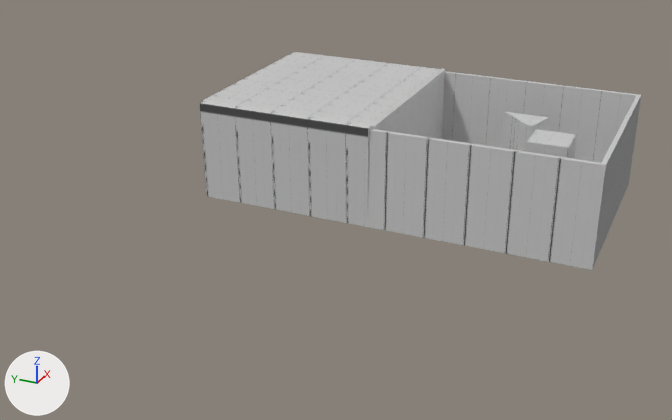
The Blender file Jogo 3D LeviGabriel/Assets/Modelos/Mapa.blend, before and after one commit.
Rendered twice from a 50 mm camera at (-102.1, -23.6, 46.0) aimed at (-17.7, 14.4, 3.8). Every picture has the same lights, and +X, +Y and +Z are marked at lower left. The picture after the commit comes second.
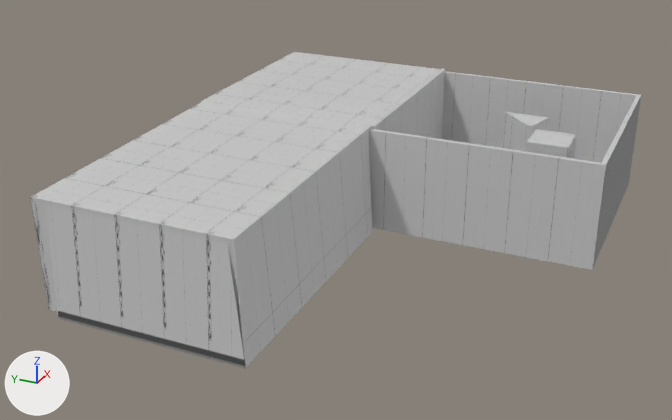
Commit message: Mapa Expandido

The edits, one by one:
me_cube is used by ob_cube; location (0.0, 0.0, 0.0).
me_cube had 98 vertices, 97 faces and spanned x -12.9..12.7, y -12.7..34.1, z -0.1..12.1.
me_cube now has 130 vertices, 136 faces and spans x -42.9..12.7, y -12.7..34.2, z -0.5..12.1.
Part 1, on me_cube:
7 faces are deleted.
32 vertices are added at x -42.9..-12.2, y 11.7..34.2, z -0.5..11.6.
46 new faces join them.
me_cube part 2: 90 kept faces spanning x -12.9..12.7, y -12.7..34.1, z -0.1..12.1 get new texture (UV) coordinates.

Changed parts and their boxes (x1, y1, x2, y2) in the pictures (672 x 420 px):
'Cube', reshaped (38% wider, 45% taller)
    before: (200, 52, 641, 270)
    after: (30, 52, 641, 369)
part 1 of me_cube, built on
    before: (200, 103, 371, 227)
    after: (30, 103, 372, 369)
part 2 of me_cube, surface changed
    both: (200, 52, 564, 262)
